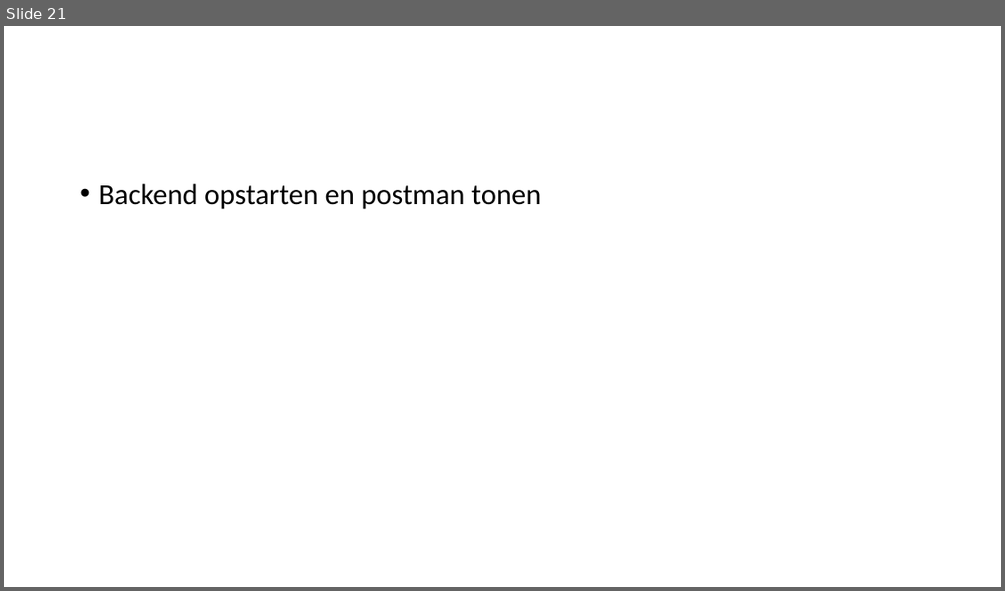
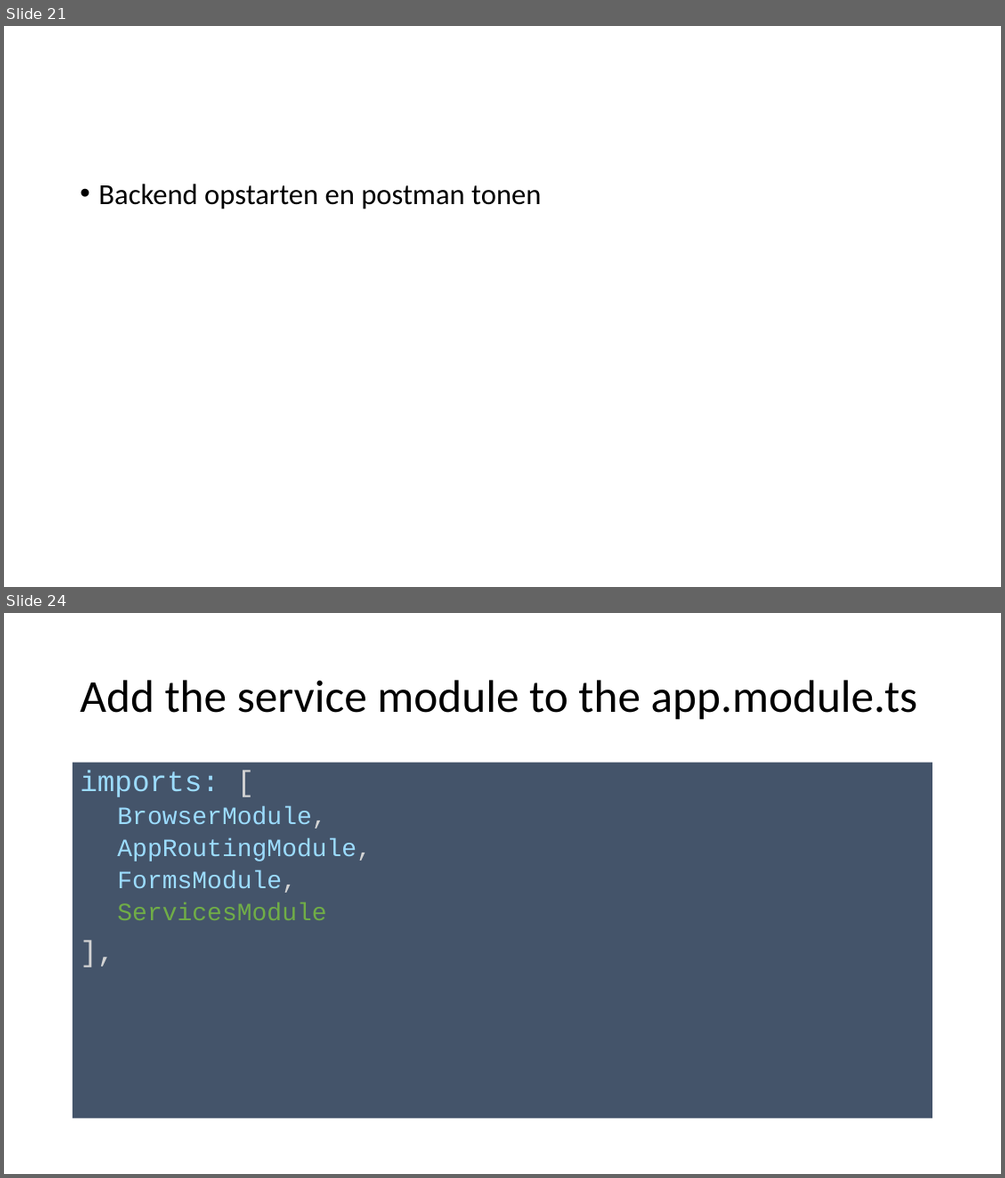
Before and after one commit to spirit-coding/todo-app-aj33349, a slide deck: Angular2.pptx. Shown one above the other, each under a label of ours: slide 21 before the commit, slides 21 and 24 after it; the slides between them are not shown. The pictures are 1005x591 and 1005x1178 pixels, drawn with LibreOffice and Linux fonts; fonts in the diff are those of the drawing. Boxes give left, top, right and bottom in pixels: in the first picture for what was removed or moved away, otherwise in the second. Text is boxed around its words. In the diff, an @@ line names an element or a change of style, - is before the commit and + after.

Commit message:
Add TodoService

```diff
--- a/Angular2.pptx
+++ b/Angular2.pptx
@@ slide 24 added at box(4, 613, 1001, 1174), background #FFFFFF @@
@@ title added at box(80, 680, 918, 720), 44 pt, text #000000 @@
+Add the service module to the app.module.ts
@@ text added at box(73, 763, 933, 1119), fill #44546A, 24 pt, text #9CDCFE @@
+imports: [
+  BrowserModule,
+  AppRoutingModule,
+  FormsModule,
+  ServicesModule
+],
```
Also in this commit, not shown: 2 other slides added, 1 slide removed, 3 other files.
